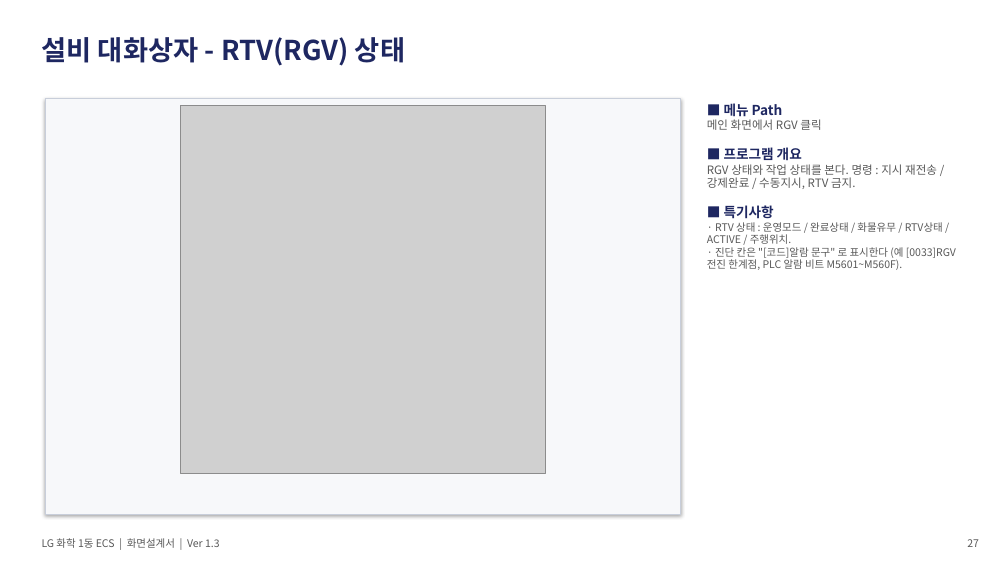
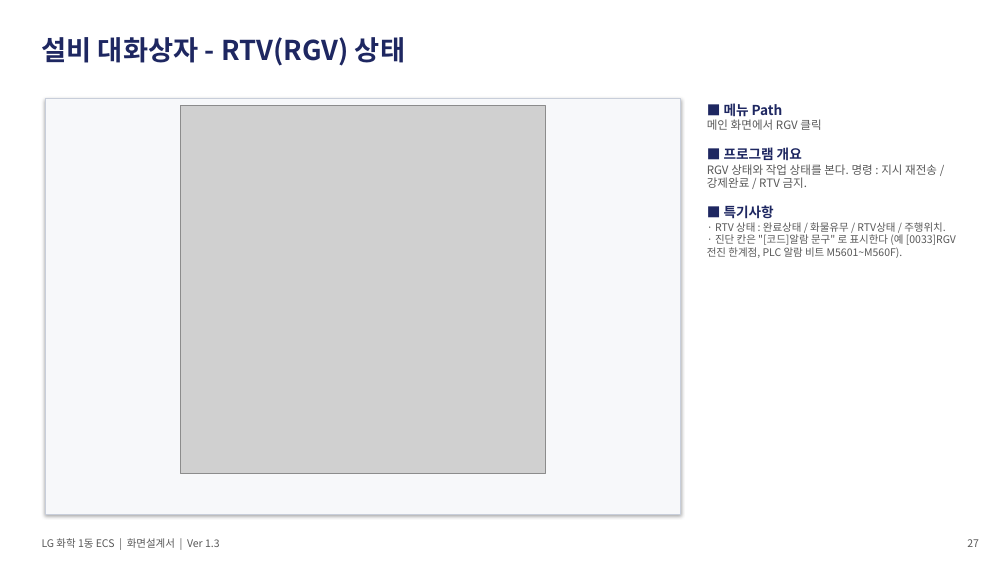
Before and after one commit to yeorijby-coder/LGLS_ALL, a slide deck: slide 25 of docs/산출물_20260921/06_ECS_화면설계서.pptx. Drawn at 1008x567 pixels with LibreOffice and Linux fonts; fonts in the diff are those of the drawing; grey boxes stand for pictures. Boxes give left, top, right and bottom in pixels: in the first picture for what was removed or moved away, otherwise in the second. Text is boxed around its words. In the diff, an @@ line names an element or a change of style, - is before the commit and + after.

```diff
--- a/docs/산출물_20260921/06_ECS_화면설계서.pptx
+++ b/docs/산출물_20260921/06_ECS_화면설계서.pptx
@@ text at (707,164,937,188): text changed @@
-RGV 상태와 작업 상태를 본다. 명령 : 지시 재전송 / 강제완료 / 수동지시, RTV 금지.
+RGV 상태와 작업 상태를 본다. 명령 : 지시 재전송 / 강제완료 / RTV 금지.
@@ text at (715,222,945,232): text changed @@
-· RTV 상태 : 운영모드 / 완료상태 / 화물유무 / RTV상태 / ACTIVE / 주행위치.
+· RTV 상태 : 완료상태 / 화물유무 / RTV상태 / 주행위치.
```
Also in this commit, not shown: 7 other slides changed, 13 other files.
